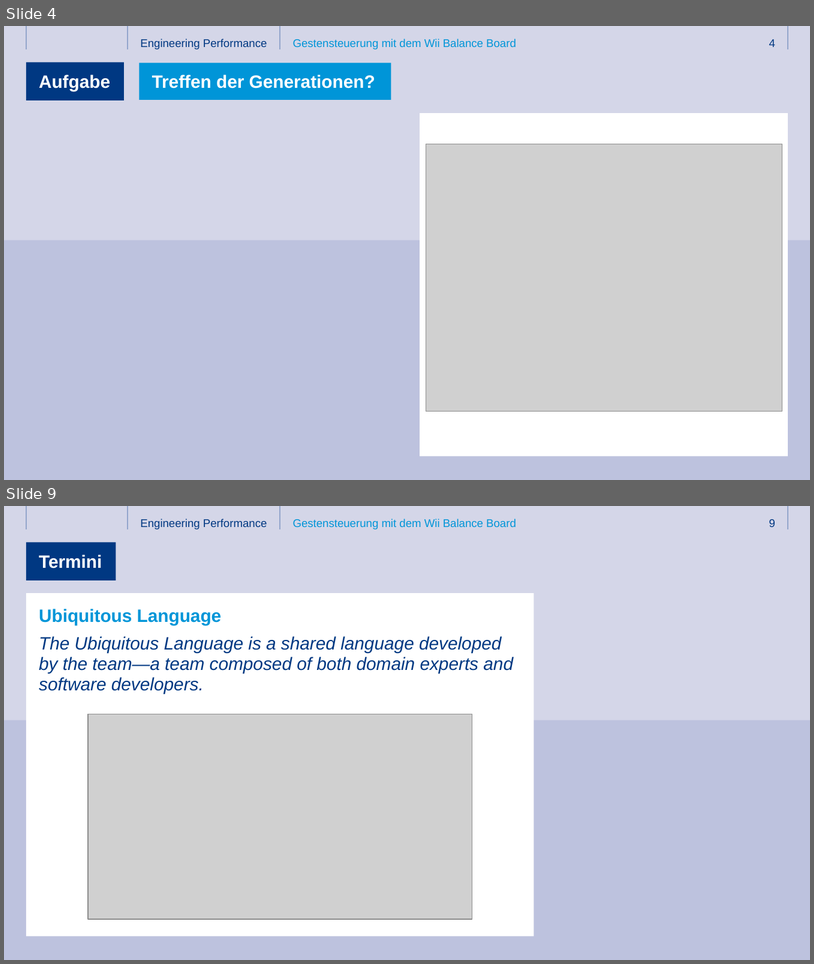
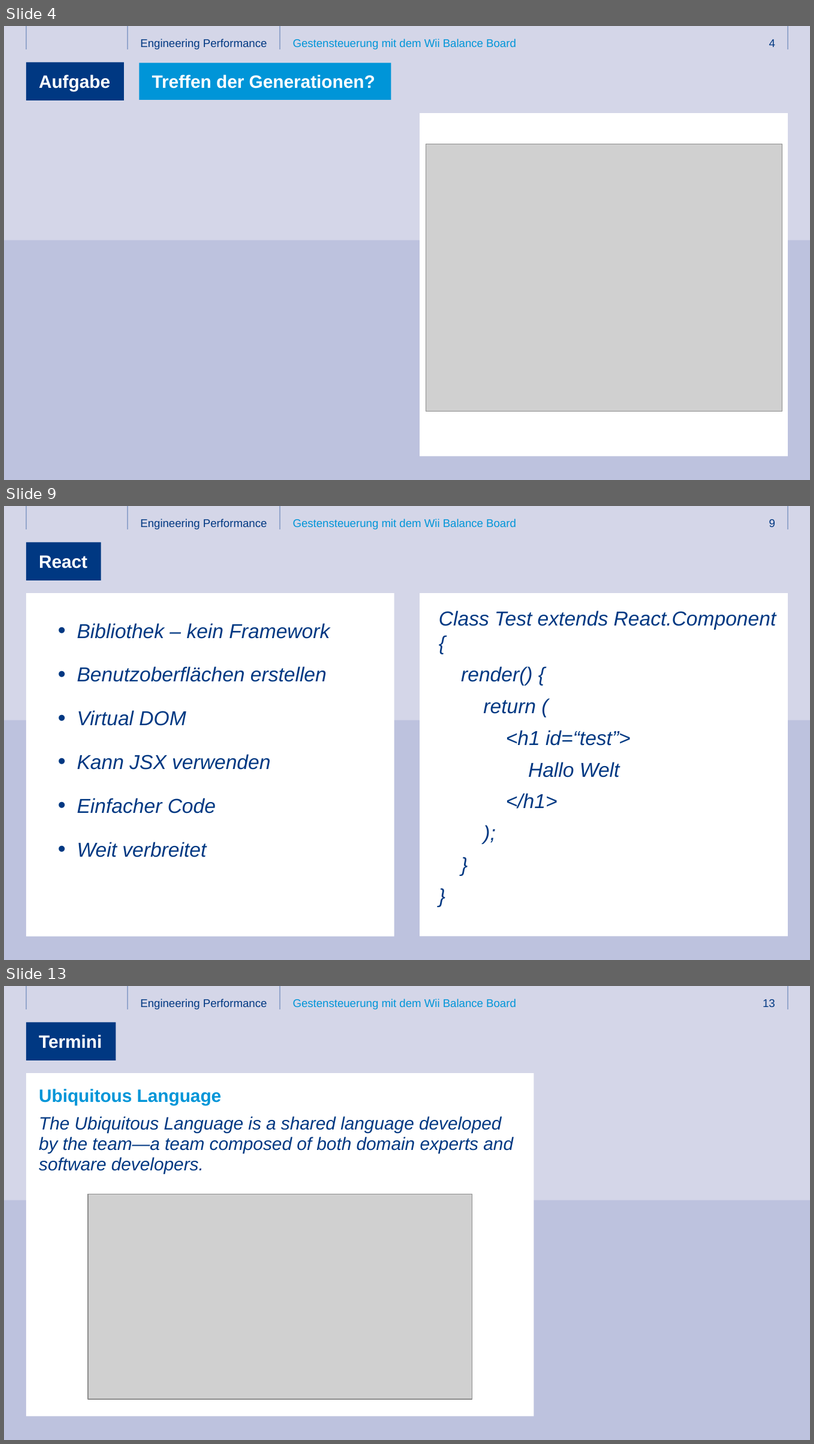
Before and after one commit to ThomasHein/3T2017, a slide deck: Folien/3T_2017_React und DDD.pptx. Shown one above the other, each under a label of ours: slides 4 and 9 before the commit, slides 4, 9 and 13 after it; the slides between them are not shown. The pictures are 814x964 and 814x1444 pixels, drawn with LibreOffice and Linux fonts; fonts in the diff are those of the drawing; grey boxes stand for pictures; background and template pictures are left out. Boxes give left, top, right and bottom in pixels: in the first picture for what was removed or moved away, otherwise in the second. Text is boxed around its words. In the diff, an @@ line names an element or a change of style, - is before the commit and + after.

```diff
--- a/Folien/3T_2017_React und DDD.pptx
+++ b/Folien/3T_2017_React und DDD.pptx
@@ slide 9 added at (x1=4, y1=506, x2=810, y2=960), background #FFFFFF; not listed: 10 template elements that a slide beside it also shows @@
@@ title added at (x1=26, y1=542, x2=101, y2=580), fill #003882, 16 pt, text #FFFFFF, bold @@
+React
@@ rectangle added at (x1=27, y1=593, x2=395, y2=936), fill #FFFFFF @@
@@ text added at (x1=439, y1=610, x2=777, y2=808), 18 pt, text #003882, italic @@
+      Class Test extends React.Component {
+      render() {
+      return (
+      <h1 id=“test”>
+      Hallo Welt
+      </h1>
+      );
+      }
+      }
@@ text added at (x1=77, y1=623, x2=330, y2=857), 18 pt, text #003882, italic @@
+      • Bibliothek – kein Framework
+      • Benutzoberflächen erstellen
+      • Virtual DOM
+      • Kann JSX verwenden
+      • Einfacher Code
+      • Weit verbreitet
@@ what was slide 9 is now slide 13 @@
@@ page number at (x1=763, y1=999, x2=776, y2=1007): text changed @@
-9
+13
```
Also in this commit, not shown: 4 slides changed, 5 other slides added, 2 slides removed, 1 other file.
